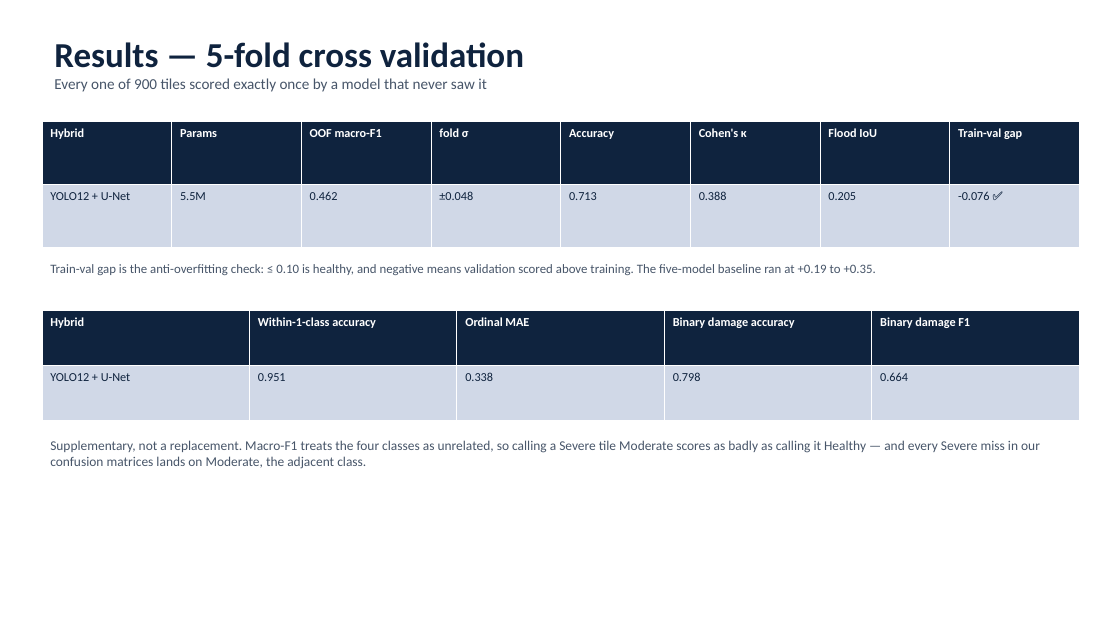
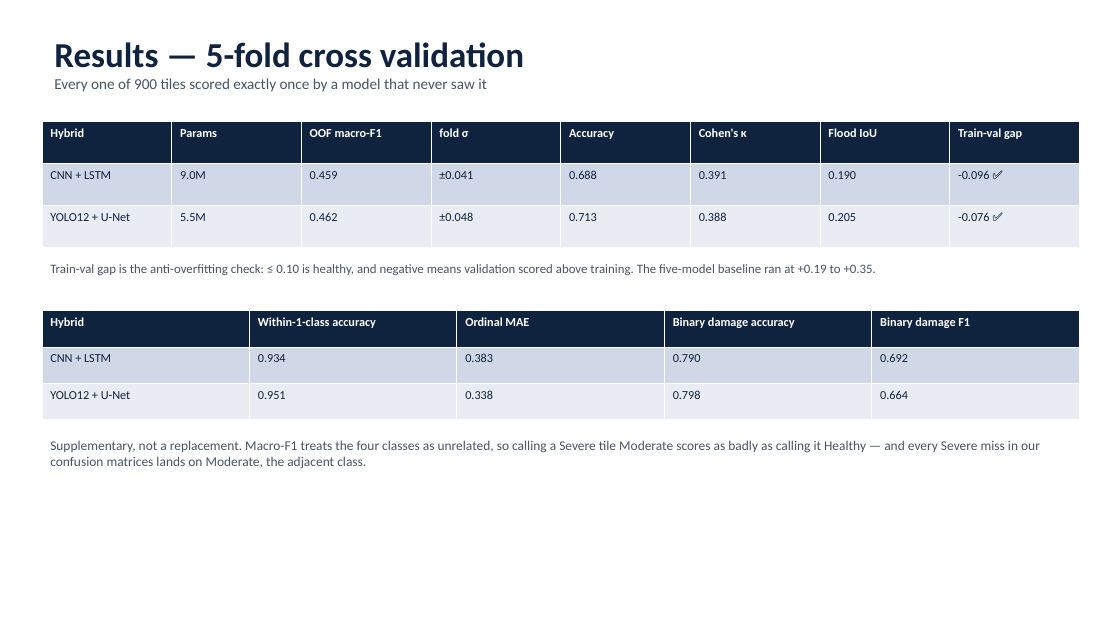
Before and after one commit to tejgokani/flood-crop-damage-ai, a slide deck: slide 11 of slides/Techathon_PS6.pptx. Drawn at 1120x630 pixels with LibreOffice and Linux fonts; fonts in the diff are those of the drawing. Boxes give left, top, right and bottom in pixels: in the first picture for what was removed or moved away, otherwise in the second. Text is boxed around its words. In the diff, an @@ line names an element or a change of style, - is before the commit and + after.

```diff
--- a/slides/Techathon_PS6.pptx
+++ b/slides/Techathon_PS6.pptx
@@ table at [42,122,1077,248] @@
+row 2: CNN + LSTM | 9.0M | 0.459 | ±0.041 | 0.688 | 0.391 | 0.190 | -0.096 ✅
@@ table at [42,311,1080,420] @@
+row 2: CNN + LSTM | 0.934 | 0.383 | 0.790 | 0.692
```
Also in this commit, not shown: 1 other slide changed, 2 slides added, 5 other files.
